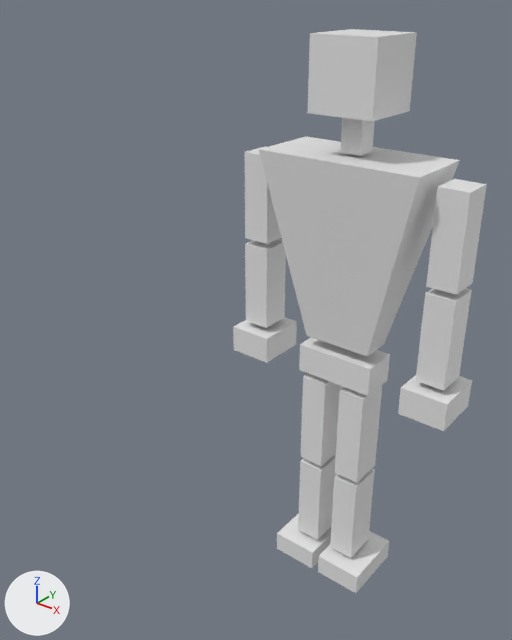
A saved change to the FBX model Unity/Assets/TheGame/Placeholder/TheChosenOne01.fbx.
Both versions are drawn from a 50 mm lens placed at (1.14, -1.93, 2.14), pointed at (-0.06, -0.42, 1.21). The axes (+X, +Y, +Z) are drawn at lower left. The lights are the same throughout. Where no turn or scale is listed for an object, it has been applied to the vertices.

The first picture shows 'TheChosenOne'.
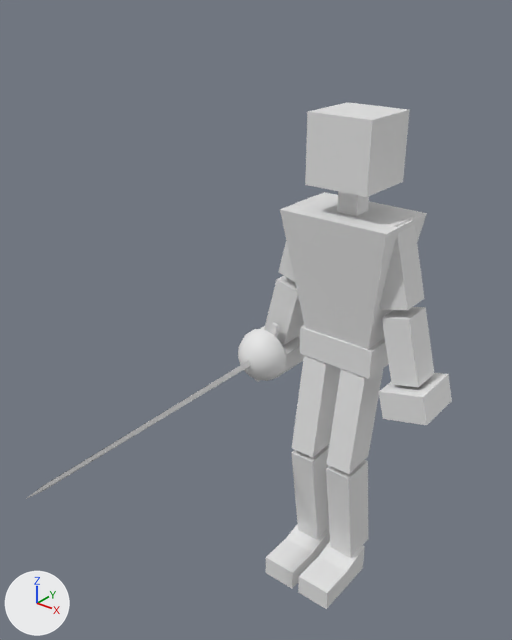
What changed in the scene script:
```text
Change me_cube_001:
    used by ob_thechosenone; location = (0.0, 0.0, 0.0)
    remove me_cube_001.from_pydata(...)  # 128 vertices, 96 faces; spans x -0.44..0.44, y -0.13..0.13, z 0.0..1.99
    add me_cube_001.from_pydata(...)  # 136 vertices, 104 faces; spans x -0.38..0.38, y -0.26..0.13, z 0.0..1.77
    me_cube_001 part 1: the loose piece of 8 vertices spanning x -0.14..0.14, y -0.07..0.07, z 0.84..0.95 is moved by (0.0, 0.0, 0.07)
    me_cube_001 part 2: the loose piece of 8 vertices spanning x -0.44..-0.27, y -0.09..0.09, z 0.84..0.94 is turned -14.3 degrees about the y axis through its middle, then moved by (0.64, 0.0, -0.02)
    me_cube_001 part 3: the loose piece of 8 vertices spanning x 0.03..0.13, y -0.07..0.07, z 0.46..0.82 is turned -8.4 degrees about the x axis through its middle and scaled by 1.03, then moved by (0.0, -0.03, 0.08)
    me_cube_001 part 4: the loose piece of 8 vertices spanning x 0.27..0.44, y -0.09..0.09, z 0.84..0.94 is turned -165.7 degrees about the y axis through its middle, then moved by (-0.64, 0.0, -0.02)
    me_cube_001 part 5: the loose piece of 8 vertices spanning x -0.13..-0.03, y -0.07..0.07, z 0.46..0.82 is turned -8.4 degrees about the x axis through its middle and scaled by 1.03, then moved by (0.0, -0.03, 0.08)
    me_cube_001 part 6: the loose piece of 8 vertices spanning x -0.04..0.04, y -0.04..0.04, z 1.65..1.76 is moved by (0.0, 0.0, -0.22)
    me_cube_001 part 7: the loose piece of 8 vertices spanning x 0.31..0.4, y -0.06..0.06, z 0.96..1.27 is deleted
    me_cube_001 part 8: the loose piece of 8 vertices spanning x -0.4..-0.31, y -0.06..0.06, z 1.29..1.6 is deleted
    me_cube_001 part 9: the loose piece of 8 vertices spanning x 0.31..0.4, y -0.06..0.06, z 1.29..1.6 is deleted
    me_cube_001 part 10: the loose piece of 8 vertices spanning x -0.4..-0.31, y -0.06..0.06, z 0.96..1.27 is deleted
    me_cube_001 part 11
    8 vertices are removed from x -0.28..0.28, y -0.13..0.13, z 1.64..1.99
    11 faces are deleted
    24 vertices are added at x -0.32..0.32, y -0.13..0.13, z 0.92..1.55
    16 new vertices lie (0.0, 0.12, 0.0) away from vertices in x -0.32..0.32, y -0.06, z 0.92..1.46
    35 new faces join them
    me_cube_001 part 12
    20 vertices are removed from x -0.19..0.19, y -0.12..0.12, z 0.0..0.44
    22 faces are deleted
    20 vertices are added at x -0.14..0.14, y -0.26..0.01, z 0.0..0.12
    8 new vertices lie (0.0, -0.06, 0.42) away from vertices in x -0.13..0.13, y -0.07..0.07, z 0.1
    30 new faces join them
Add me_rapier01_cube:
    me_rapier01_cube.from_pydata(...)  # 348 vertices, 352 faces; spans x -0.1..0.1, y -1.044..0.21, z -0.134..0.134
Add ob_rapier01_cube:
    ob_rapier01_cube = bpy.data.objects.new('Rapier01_Cube', me_rapier01_cube)
    ob_rapier01_cube.location = (-0.282, -0.095, 0.876)
```

Boxes (x1, y1, x2, y2) around the edits, measured in the pictures (512 x 640 px; the box of a moved part takes in the faces that stretch with it):
'TheChosenOne', reshaped (24% narrower, 10% shorter): before (233, 29, 487, 593); after (260, 102, 452, 609)
'Rapier01_Cube', added: after (26, 322, 286, 499)
part 1 of me_cube_001, moved or reshaped: before (299, 337, 390, 396); after (300, 326, 389, 379)
part 2 of me_cube_001, moved or reshaped: before (233, 318, 297, 363); after (379, 373, 452, 425)
part 3 of me_cube_001, moved or reshaped: before (335, 385, 382, 483); after (327, 369, 383, 474)
part 4 of me_cube_001, moved or reshaped: before (398, 375, 472, 431); after (260, 326, 305, 374)
part 5 of me_cube_001, moved or reshaped: before (301, 373, 343, 466); after (292, 356, 341, 458)
part 6 of me_cube_001, moved or reshaped: before (340, 118, 375, 156); after (337, 191, 369, 216)
part 7 of me_cube_001, deleted: before (415, 288, 472, 391)
part 8 of me_cube_001, deleted: before (245, 146, 281, 244)
part 9 of me_cube_001, deleted: before (426, 179, 487, 295)
part 10 of me_cube_001, deleted: before (245, 239, 286, 328)
part 11 of me_cube_001, built on: before (259, 29, 460, 356); after (264, 102, 434, 387)
part 12 of me_cube_001, moved or reshaped: before (277, 454, 389, 593); after (266, 444, 369, 609)
